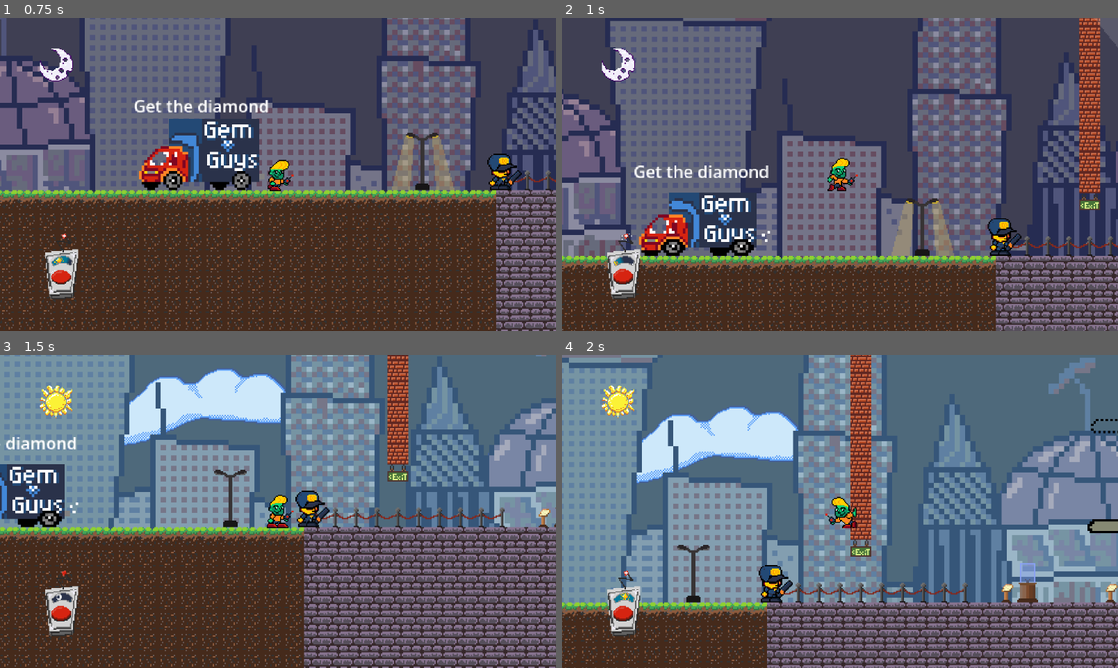
Above: before the commit, frames 1-4 (two rows, left to right).
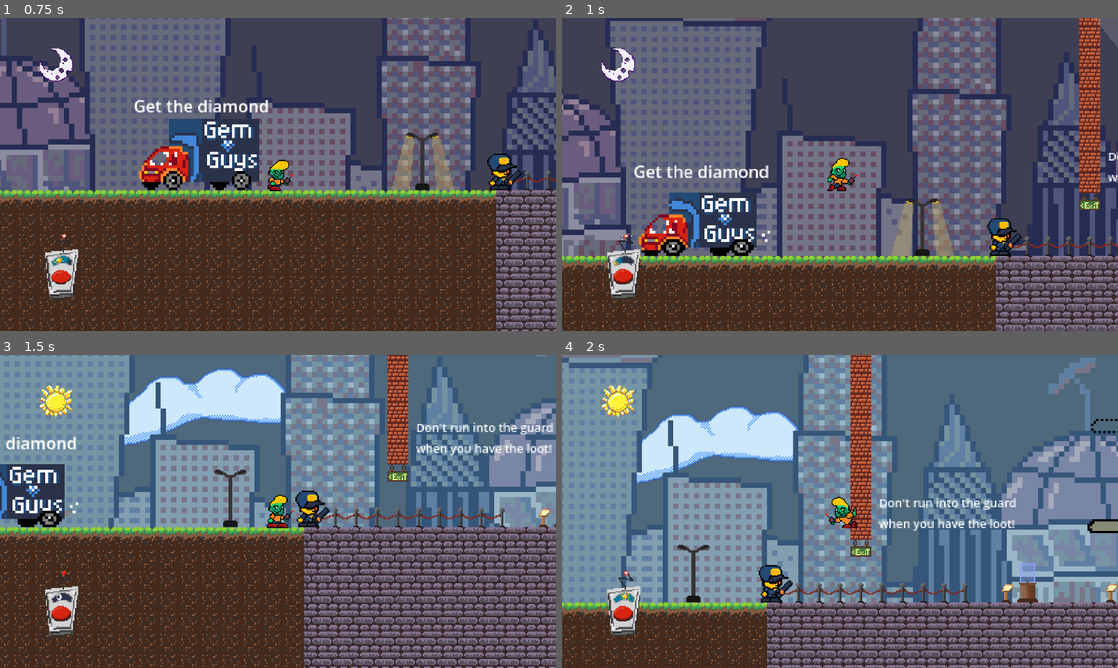
Above: after the commit, the same moments.

Repository: noble-squared/Colorado-Game-Jam
Game: Godot game, scene res://Scenes/levels/JackM_level_1.tscn
The game is run twice, just before and just after one commit, with the same random seed, the same clock (stepped at 60 frames per second) and the same inputs. This scene is started directly instead of the project's main scene.
Inputs:
- Up to frame 1 (0.75 s): hold D (Right) from 0.53 s (still down); tap Space (SwapTime) at 0.6 s
- Up to frame 2 (1 s): keep holding D (Right); tap W (Jump) at 0.77 s
- Up to frame 3 (1.5 s): keep holding D (Right); tap Space (SwapTime) at 1.35 s
- Up to frame 4 (2 s): keep holding D (Right); tap W (Jump) at 1.52 s

Frame 1 is identical in both runs. In frame 2, less than 0.1% of the frame differs, in the area x 98-100%, y 43-53%; in frame 3, 0.7%; in frame 4, 0.8%, in the area x 57-82%, y 45-57%.

Commit message:
Added tutorial text to level 3

Diff:
--- a/Scenes/levels/JackM_level_1.tscn
+++ b/Scenes/levels/JackM_level_1.tscn
@@ -61,7 +61,7 @@
 }
 point_count = 5
 
-[node name="Game2" type="Node2D" unique_id=333900588]
+[node name="Game3" type="Node2D" unique_id=333900588]
 script = ExtResource("1_woo7q")
 
 [node name="CityBackdrop" parent="." unique_id=1438811968 instance=ExtResource("3_4c1wq")]
@@ -145,3 +145,20 @@
 
 [node name="Loot2" parent="." unique_id=775132210 instance=ExtResource("4_4c1wq")]
 position = Vector2(904, -343)
+
+[node name="Label" type="Label" parent="." unique_id=1825304141]
+offset_left = 198.0
+offset_top = -67.0
+offset_right = 575.0
+offset_bottom = -38.0
+theme_override_font_sizes/font_size = 9
+text = "Don't run into the guard
+when you have the loot!"
+
+[node name="Label2" type="Label" parent="." unique_id=1670203131]
+offset_left = 454.0
+offset_top = -175.0
+offset_right = 831.0
+offset_bottom = -146.0
+theme_override_font_sizes/font_size = 9
+text = "Don't stand in the spotlights!"
Not shown: 1 places in Scenes/levels/JackM_level_1.tscn that only renumber resources
